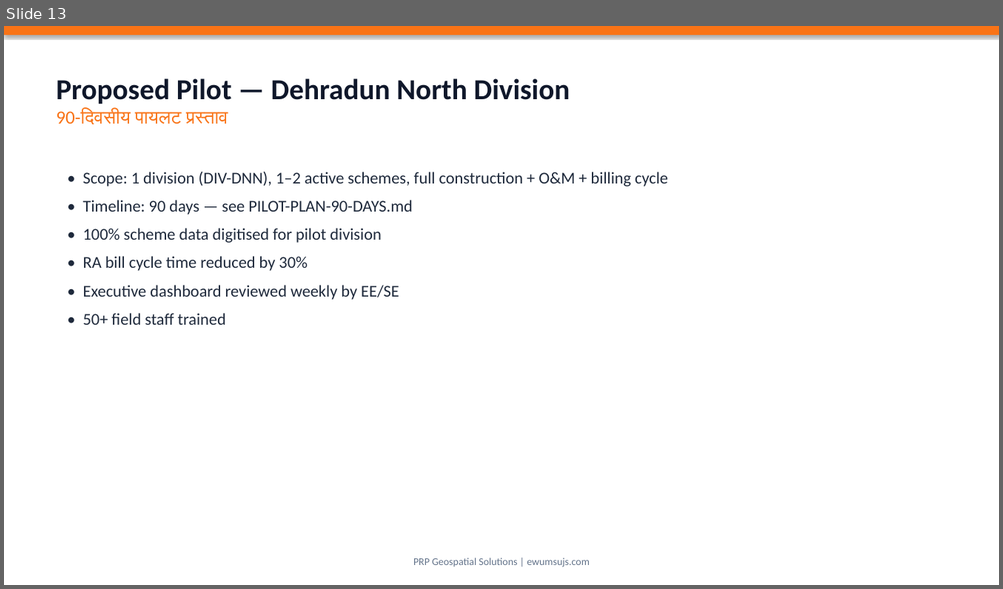
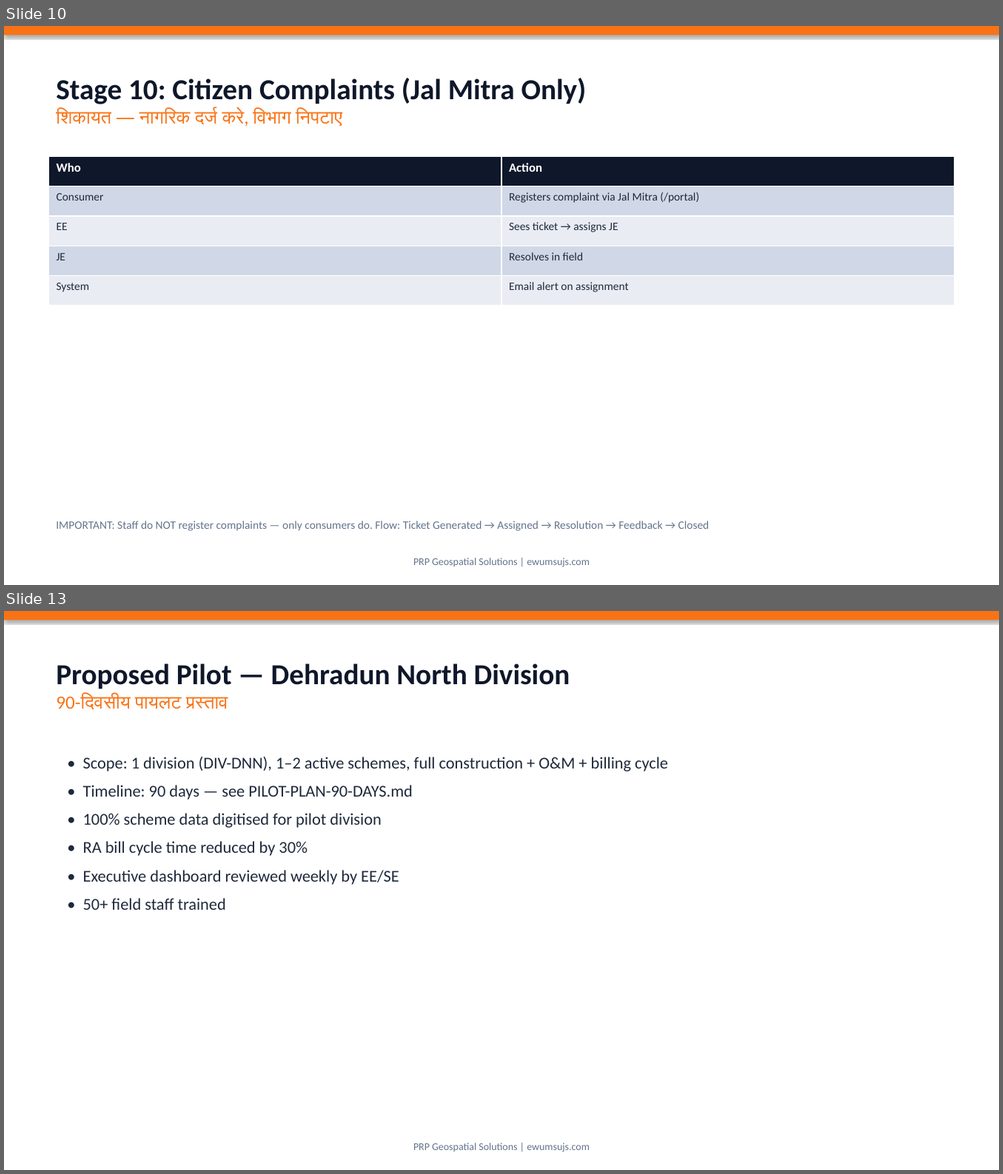
Before and after one commit to geospatialprp-dotcom/EWUMS, a slide deck: docs/ujs-presentation/EWUMS-UJS-Presentation.pptx. Shown one above the other, each under a label of ours: slide 13 before the commit, slides 10 and 13 after it; the slides between them are not shown. The pictures are 1003x589 and 1003x1174 pixels, drawn with LibreOffice and Linux fonts; fonts in the diff are those of the drawing. Boxes give left, top, right and bottom in pixels: in the first picture for what was removed or moved away, otherwise in the second. Text is boxed around its words. In the diff, an @@ line names an element or a change of style, - is before the commit and + after.

```diff
--- a/docs/ujs-presentation/EWUMS-UJS-Presentation.pptx
+++ b/docs/ujs-presentation/EWUMS-UJS-Presentation.pptx
@@ slide 10 added at box(4, 26, 999, 585), background #FFFFFF @@
@@ rectangle added at box(4, 26, 999, 35), fill #F97316 @@
@@ text added at box(56, 78, 586, 126), 28 pt, text #0F172A, bold @@
+Stage 10: Citizen Complaints (Jal Mitra Only)
+शिकायत — नागरिक दर्ज करे, विभाग निपटाए
@@ table added at box(48, 156, 955, 306), 5 rows, 2 columns @@
+Who | Action
+Consumer | Registers complaint via Jal Mitra (/portal)
+EE | Sees ticket → assigns JE
+JE | Resolves in field
+System | Email alert on assignment
@@ text added at box(56, 521, 709, 531), 11 pt, text #64748B @@
+IMPORTANT: Staff do NOT register complaints — only consumers do. Flow: Ticket Generated → Assigned → Resolution → Feedback → Closed
@@ text added at box(413, 558, 589, 568), 10 pt, text #64748B @@
+PRP Geospatial Solutions | ewumsujs.com
```
Also in this commit, not shown: 3 slides changed, 4 other slides added, 5 slides removed, 3 other files.
